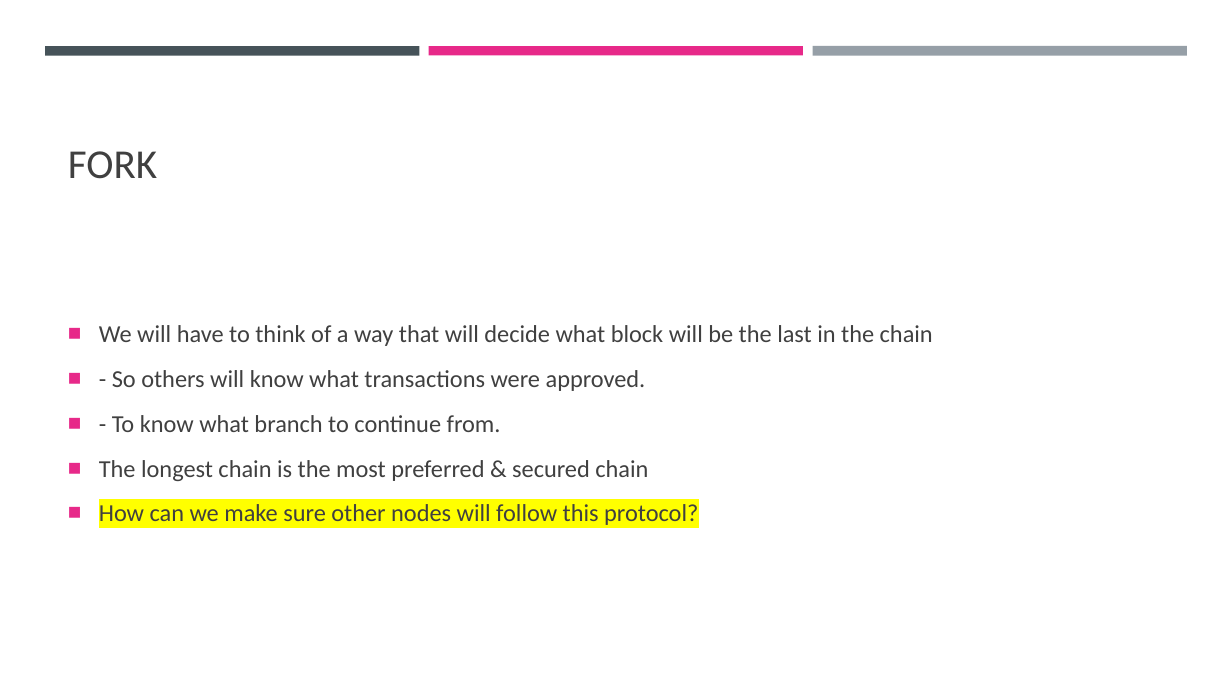
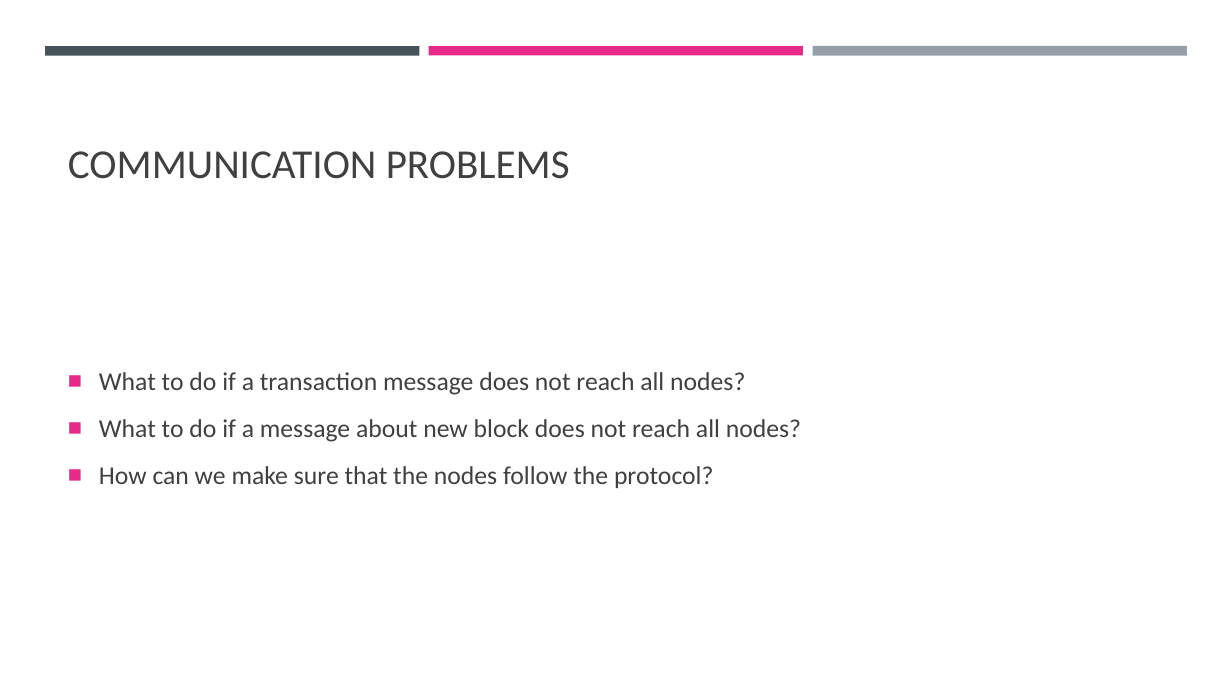
Before and after one commit to cyoni/bitcoin, a slide deck: slide 19 of bitcoin.pptx (slide 20 before the commit). Drawn at 1232x693 pixels with LibreOffice and Linux fonts; fonts in the diff are those of the drawing. Boxes give left, top, right and bottom in pixels: in the first picture for what was removed or moved away, otherwise in the second. Text is boxed around its words. In the diff, an @@ line names an element or a change of style, - is before the commit and + after.

```diff
--- a/bitcoin.pptx
+++ b/bitcoin.pptx
@@ title at (68,151,570,179): text changed @@
-FORK
+COMMUNICATION PROBLEMS
@@ text at (99,372,801,488): text changed; size 19 to 20 pt @@
-■ We will have to think of a way that will decide what block will be the last in the chain
-■ - So others will know what transactions were approved.
-■ - To know what branch to continue from.
-■ The longest chain is the most preferred & secured chain
-■ How can we make sure other nodes will follow this protocol?
+■ What to do if a transaction message does not reach all nodes?
+■ What to do if a message about new block does not reach all nodes?
+■ How can we make sure that the nodes follow the protocol?
```
Also in this commit, not shown: 25 other slides changed, 24 slides added, 3 slides removed.
